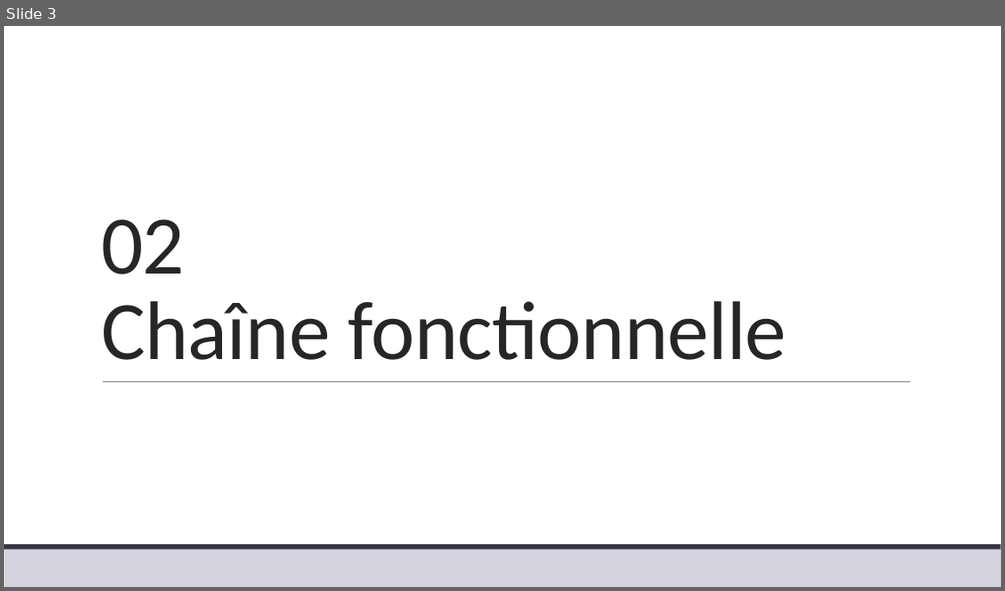
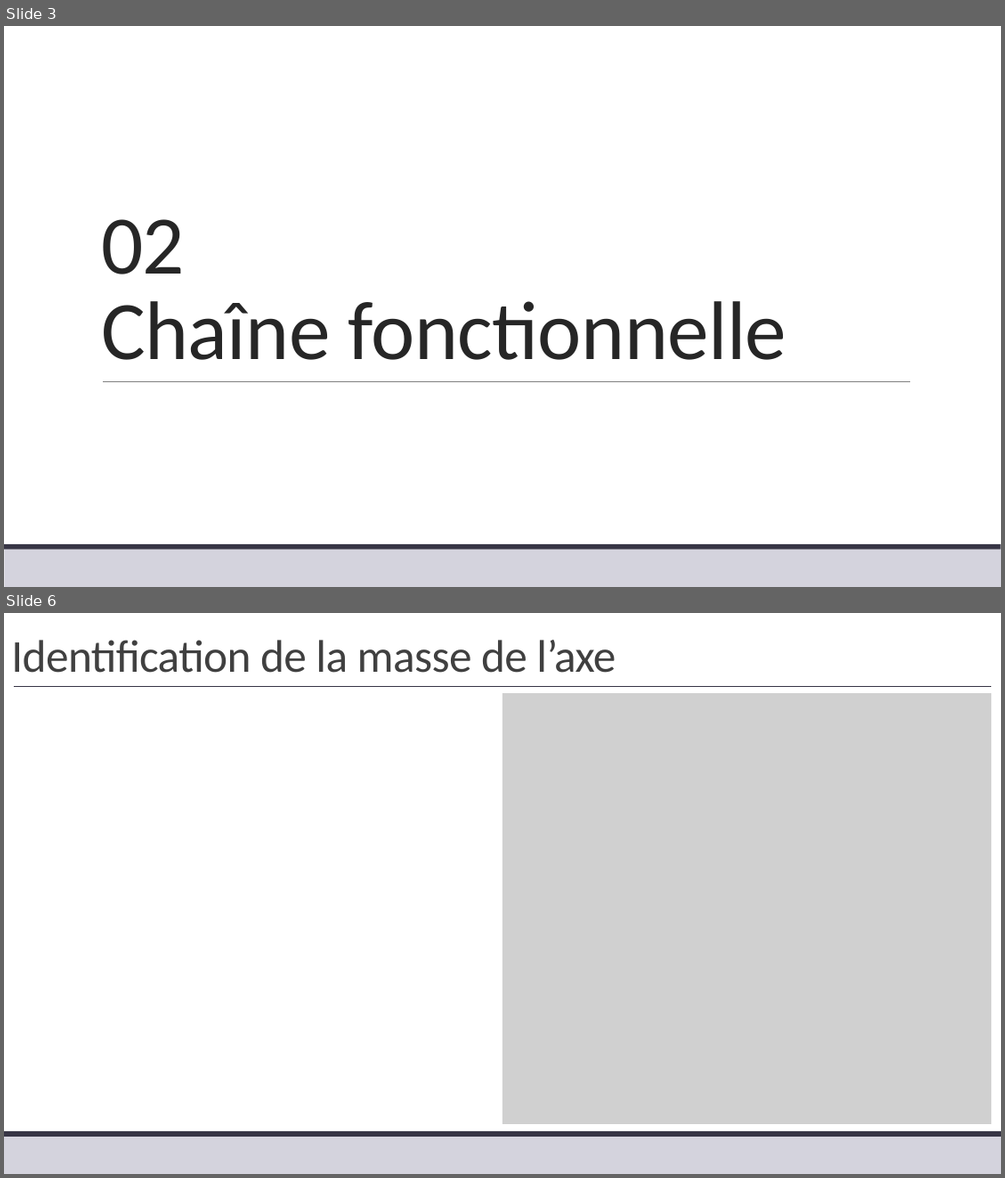
Before and after one commit to xpessoles/TP_Corriges, a slide deck: 04_Comax/04_Comax_Corrige.pptx. Shown one above the other, each under a label of ours: slide 3 before the commit, slides 3 and 6 after it; the slides between them are not shown. The pictures are 1005x591 and 1005x1178 pixels, drawn with LibreOffice and Linux fonts; fonts in the diff are those of the drawing; grey boxes stand for pictures. Boxes give left, top, right and bottom in pixels: in the first picture for what was removed or moved away, otherwise in the second. Text is boxed around its words. In the diff, an @@ line names an element or a change of style, - is before the commit and + after.

```diff
--- a/04_Comax/04_Comax_Corrige.pptx
+++ b/04_Comax/04_Comax_Corrige.pptx
@@ slide 6 added at [4, 613, 1001, 1174], background #FFFFFF; not listed: 2 template elements that a slide beside it also shows @@
@@ title added at [11, 640, 615, 673], 44 pt, text #404040 @@
+Identification de la masse de l’axe
@@ line added from (14, 686) to (991, 686), #373545 0.5 pt @@
@@ picture added at [502, 693, 992, 1124] @@
```
Also in this commit, not shown: 1 slide changed, 1 other slide added, 26 other files.
